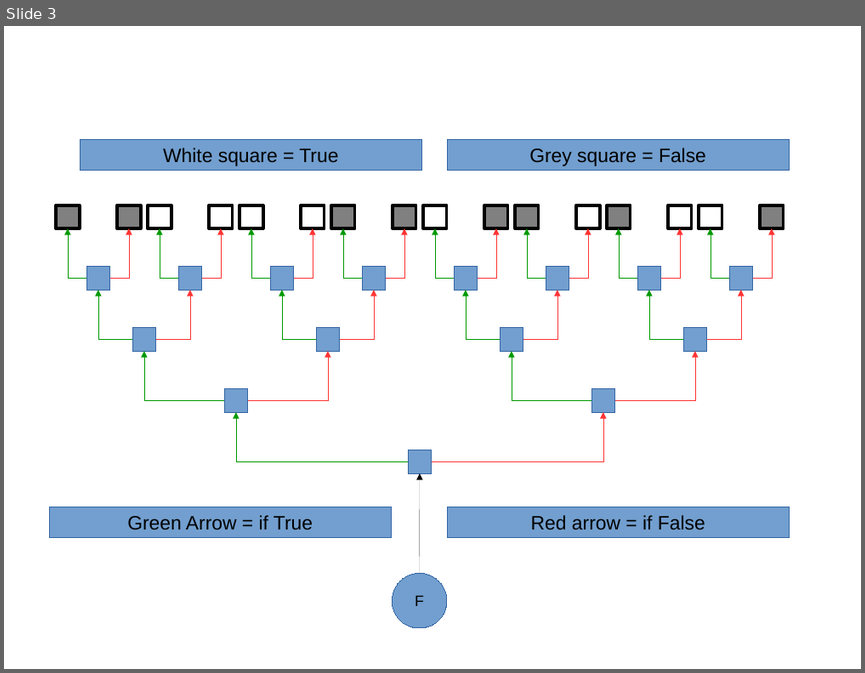
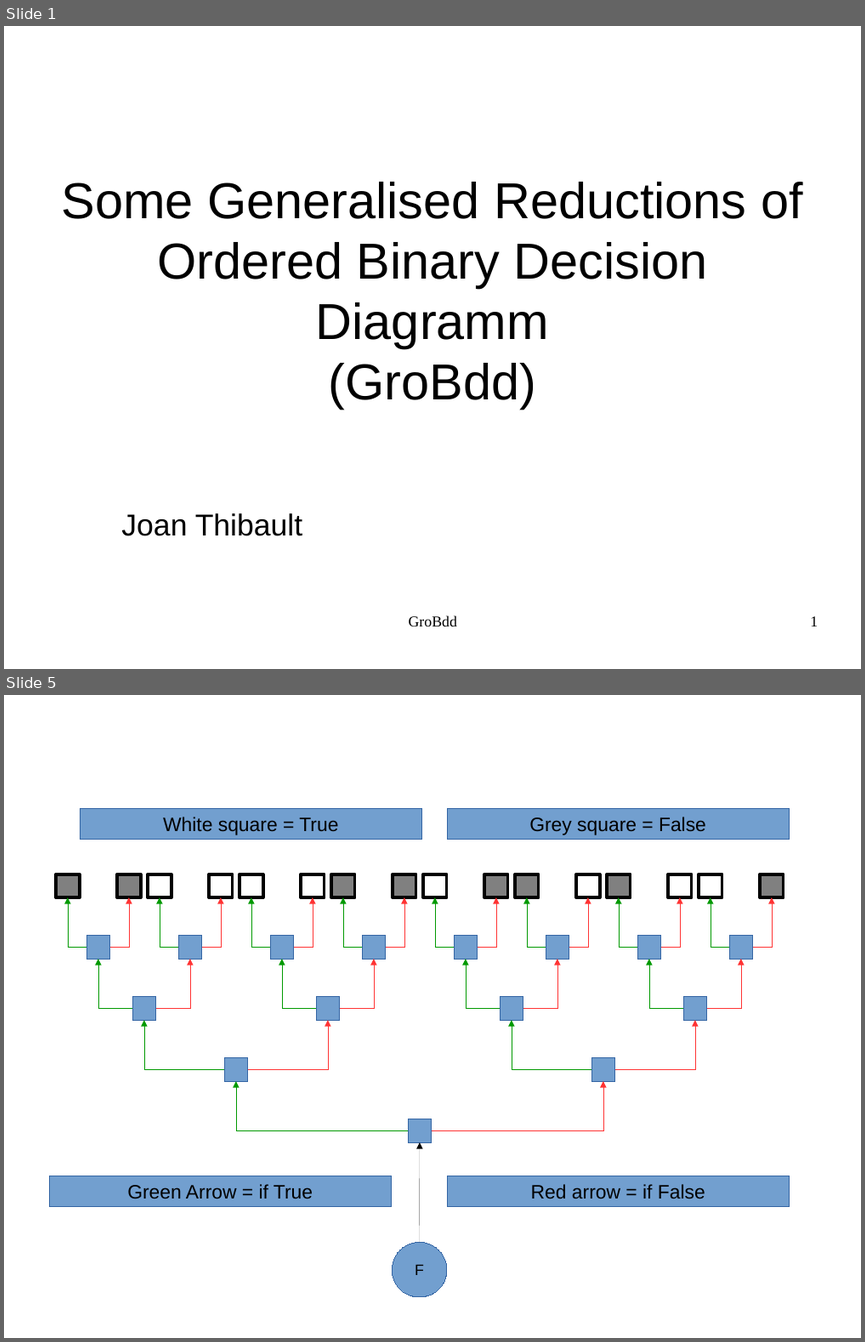
Before and after one commit to FenouilletLucas/DAGaml, a slide deck: doc/2017-04-06/GroBdd's evolution.en.odp. Shown one above the other, each under a label of ours: slide 3 before the commit, slides 1 and 5 after it; the slides between them are not shown. The pictures are 865x673 and 865x1342 pixels, drawn with LibreOffice and Linux fonts; fonts in the diff are those of the drawing. Boxes give left, top, right and bottom in pixels: in the first picture for what was removed or moved away, otherwise in the second. Text is boxed around its words. In the diff, an @@ line names an element or a change of style, - is before the commit and + after.

```diff
--- a/doc/2017-04-06/GroBdd's evolution.en.odp
+++ b/doc/2017-04-06/GroBdd's evolution.en.odp
@@ slide 1 added at (x1=4, y1=26, x2=861, y2=669), background #FFFFFF @@
@@ title added at (x1=62, y1=182, x2=803, y2=408), 46.8 pt, text #000000 @@
+Some Generalised Reductions of Ordered Binary Decision Diagramm
+(GroBdd)
@@ title added at (x1=121, y1=513, x2=302, y2=536), 28 pt, text #000000 @@
+Joan Thibault
@@ text added at (x1=409, y1=615, x2=457, y2=626), 14 pt, text #000000 @@
+GroBdd
@@ page number added at (x1=810, y1=616, x2=817, y2=626), 14 pt, text #000000 @@
+1
@@ what was slide 3 is now slide 5 @@
```
Also in this commit, not shown: 3 slides changed, 16 other slides added, 2 slides removed, 32 other files.
